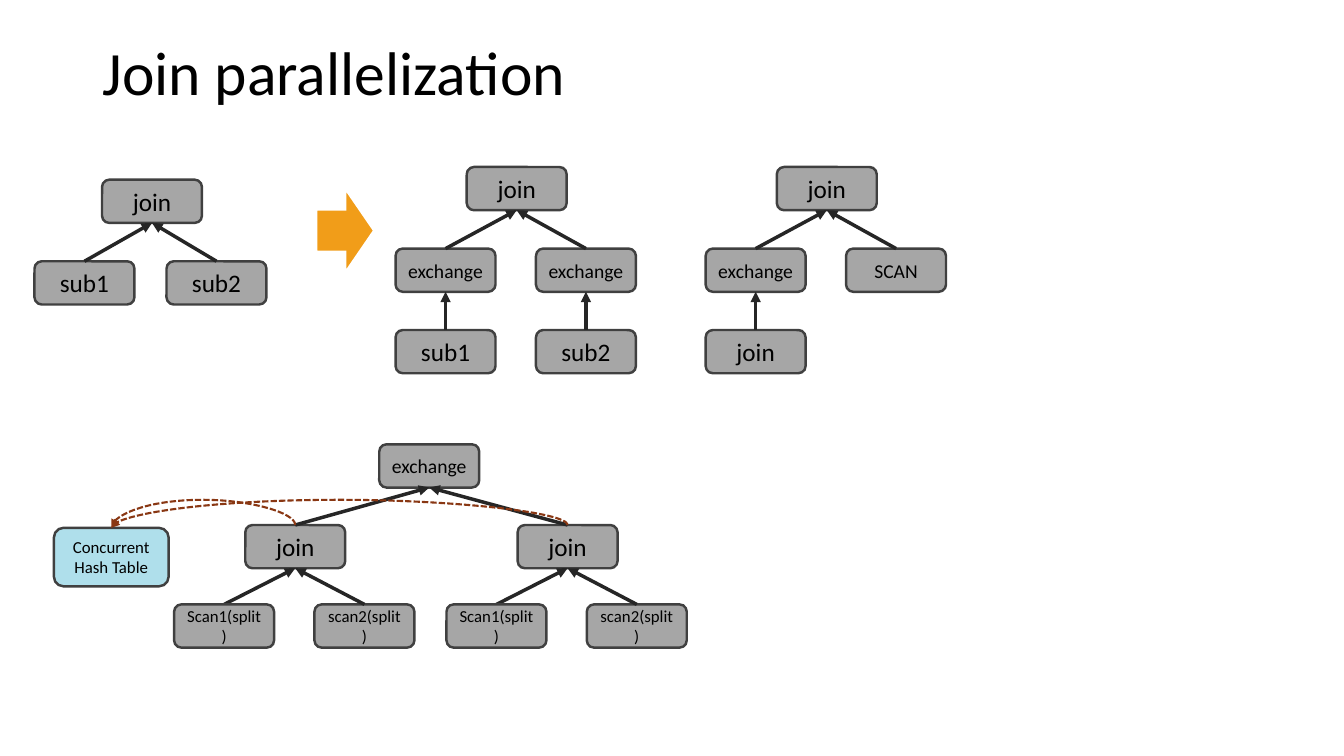
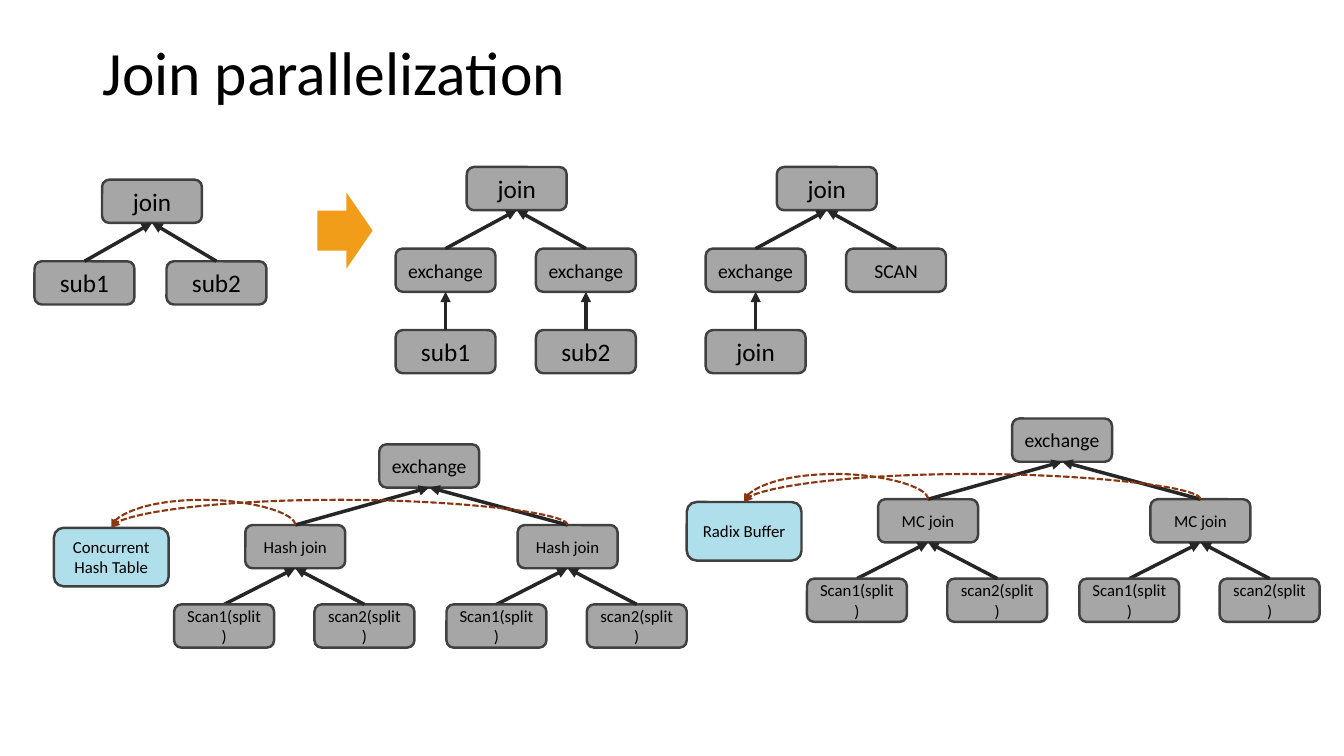
Before and after one commit to scott-zgeng/thor, a slide deck: slide 23 of doc/thor architecture.pptx. Drawn at 1344x756 pixels with LibreOffice and Linux fonts; fonts in the diff are those of the drawing. Boxes give left, top, right and bottom in pixels: in the first picture for what was removed or moved away, otherwise in the second. Text is boxed around its words. In the diff, an @@ line names an element or a change of style, - is before the commit and + after.

```diff
--- a/doc/thor architecture.pptx
+++ b/doc/thor architecture.pptx
@@ rounded rectangle added at bbox=[1012, 418, 1112, 462], fill #A6A6A6, outline #404040 1.75 pt, 14 pt, text #000000 @@
+exchange
@@ curved arrow added from (929, 499) to (744, 502), #893713 1.5 pt dashed @@
@@ curved arrow added from (1201, 499) to (744, 502), #893713 1.5 pt dashed @@
@@ arrow added from (929, 499) to (1063, 462), #262626 2.5 pt @@
@@ arrow added from (1201, 499) to (1063, 462), #262626 2.5 pt @@
@@ rounded rectangle added at bbox=[687, 502, 802, 561], fill #AFDFEB, outline #404040 1.75 pt, 12 pt, text #000000 @@
+Radix Buffer
@@ rounded rectangle added at bbox=[878, 499, 978, 542], fill #A6A6A6, outline #404040 1.75 pt, 12 pt, text #000000 @@
+MC join
@@ rounded rectangle added at bbox=[1150, 499, 1250, 542], fill #A6A6A6, outline #404040 1.75 pt, 12 pt, text #000000 @@
+MC join
@@ text in rounded rectangle at bbox=[264, 541, 327, 556]: text changed; size 18 to 12 pt @@
-join
+Hash join
@@ text in rounded rectangle at bbox=[536, 541, 600, 556]: text changed; size 18 to 12 pt @@
-join
+Hash join
@@ arrow added from (857, 579) to (929, 542), #262626 2.5 pt @@
@@ arrow added from (997, 579) to (929, 542), #262626 2.5 pt @@
@@ arrow added from (1129, 579) to (1201, 542), #262626 2.5 pt @@
@@ arrow added from (1270, 579) to (1201, 542), #262626 2.5 pt @@
@@ rounded rectangle added at bbox=[808, 579, 907, 622], fill #A6A6A6, outline #404040 1.75 pt, 12 pt, text #000000 @@
+Scan1(split)
@@ rounded rectangle added at bbox=[948, 579, 1048, 622], fill #A6A6A6, outline #404040 1.75 pt, 12 pt, text #000000 @@
+scan2(split)
@@ rounded rectangle added at bbox=[1080, 579, 1180, 622], fill #A6A6A6, outline #404040 1.75 pt, 12 pt, text #000000 @@
+Scan1(split)
@@ rounded rectangle added at bbox=[1220, 579, 1320, 622], fill #A6A6A6, outline #404040 1.75 pt, 12 pt, text #000000 @@
+scan2(split)
```
Also in this commit, not shown: 1 slide added, 1 other file.
